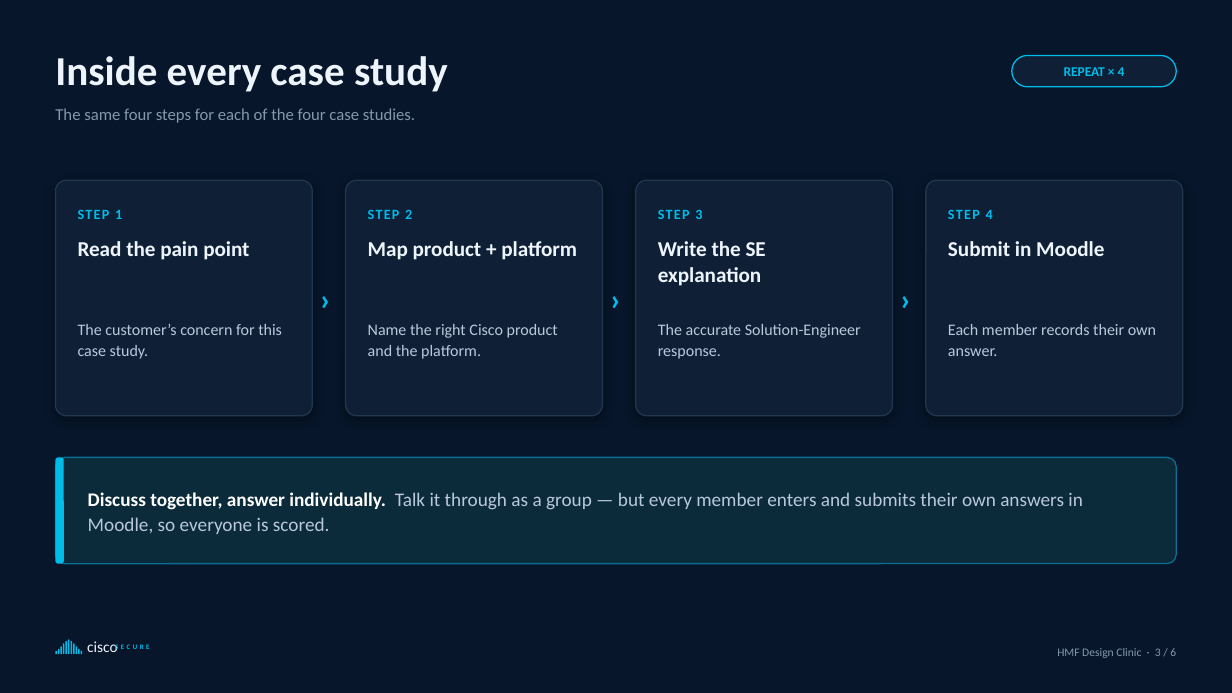
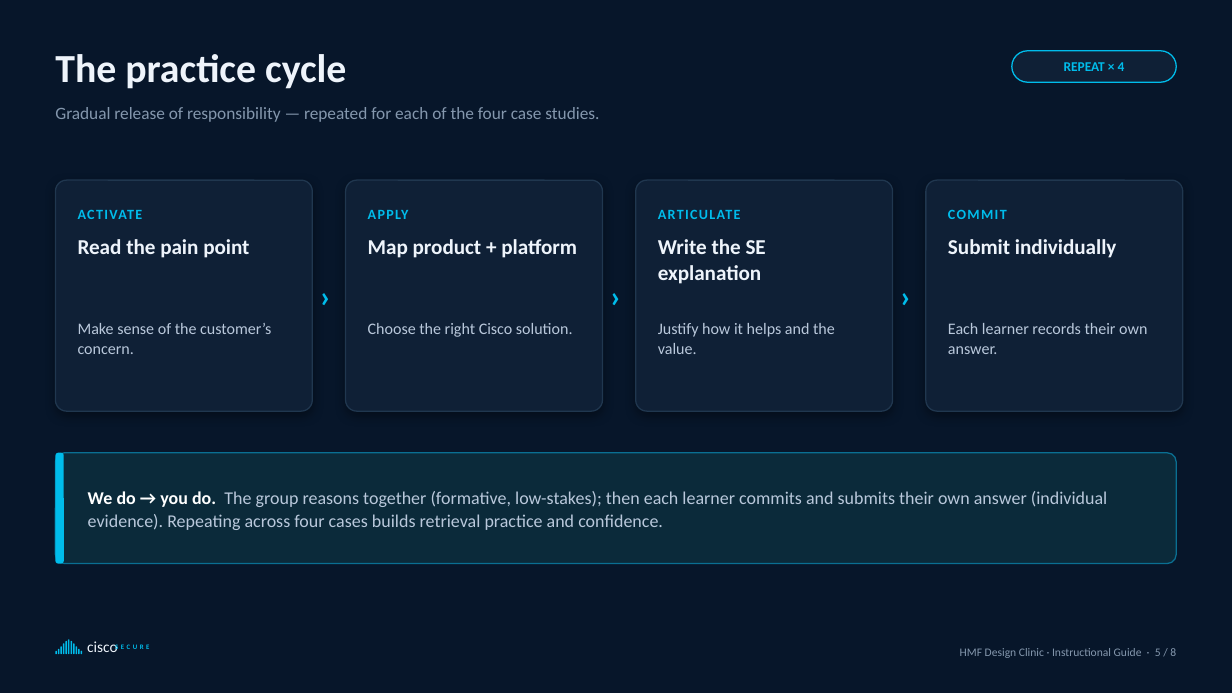
Before and after one commit to coolmukky/hmf-design-clinic, a slide deck: slide 5 of deck/HMF-Design-Clinic-Activity.pptx (slide 3 before the commit). Drawn at 1232x693 pixels with LibreOffice and Linux fonts; fonts in the diff are those of the drawing. Boxes give left, top, right and bottom in pixels: in the first picture for what was removed or moved away, otherwise in the second. Text is boxed around its words. In the diff, an @@ line names an element or a change of style, - is before the commit and + after.

```diff
--- a/deck/HMF-Design-Clinic-Activity.pptx
+++ b/deck/HMF-Design-Clinic-Activity.pptx
@@ text at [55,54,346,89]: text changed; size 32 to 31 pt @@
-Inside every case study
+The practice cycle
@@ text "REPEAT × 4": place and size @@
-text "REPEAT × 4" at [1064,67,1125,76]
+text "REPEAT × 4" at [1064,62,1125,71]
@@ rounded rectangle: place and size @@
-rounded rectangle at [1012,55,1177,87]
+rounded rectangle at [1012,51,1177,82]
@@ text at [55,107,599,122]: text changed; size 13 to 13.5 pt @@
-The same four steps for each of the four case studies.
+Gradual release of responsibility — repeated for each of the four case studies.
@@ rounded rectangle: place and size @@
-rounded rectangle at [55,180,312,416]
+rounded rectangle at [55,180,312,411]
@@ text at [78,209,143,219]: text changed @@
-STEP 1
+ACTIVATE
@@ text "›" rewrapped from [309,180,342,416] to [309,180,342,411] @@
@@ rounded rectangle: place and size @@
-rounded rectangle at [346,180,603,416]
+rounded rectangle at [346,180,603,411]
@@ text "›" rewrapped from [599,180,632,416] to [599,180,632,411] @@
@@ rounded rectangle: place and size @@
-rounded rectangle at [636,180,893,416]
+rounded rectangle at [636,180,893,411]
@@ text at [658,209,741,219]: text changed @@
-STEP 3
+ARTICULATE
@@ text "›" rewrapped from [889,180,922,416] to [889,180,922,411] @@
@@ proportions changed in 5 elements at [55,453,1177,564], [55,180,312,411], [346,180,603,411], [636,180,893,411], [926,180,1183,411] @@
@@ rounded rectangle: place and size @@
-rounded rectangle at [926,180,1183,416]
+rounded rectangle at [926,180,1183,411]
@@ text at [948,209,1007,219]: text changed @@
-STEP 4
+COMMIT
@@ text at [368,210,409,219]: text changed @@
-STEP 2
+APPLY
@@ text at [948,239,1117,258]: text changed @@
-Submit in Moodle
+Submit individually
@@ text at [78,323,271,354]: text changed @@
-The customer’s concern for this case study.
+Make sense of the customer’s concern.
@@ text at [368,323,573,337]: text changed @@
-Name the right Cisco product and the platform.
+Choose the right Cisco solution.
@@ text at [658,323,835,354]: text changed @@
-The accurate Solution-Engineer response.
+Justify how it helps and the value.
@@ text at [948,323,1147,354]: text changed @@
-Each member records their own answer.
+Each learner records their own answer.
@@ rounded rectangle: place and size @@
-rounded rectangle at [55,457,1177,564]
+rounded rectangle at [55,453,1177,564]
@@ rounded rectangle: place and size @@
-rounded rectangle at [55,457,64,564]
+rounded rectangle at [55,453,64,564]
@@ text at [88,491,1107,530]: text changed; size 15 to 14 pt @@
-Discuss together, answer individually. Talk it through as a group — but every member enters and submits their own answers in Moodle, so everyone is scored.
+We do → you do. The group reasons together (formative, low-stakes); then each learner commits and submits their own answer (individual evidence). Repeating across four cases builds retrieval practice and confidence.
@@ text at [960,648,1176,658]: text changed @@
-HMF Design Clinic · 3 / 6
+HMF Design Clinic · Instructional Guide · 5 / 8
```
Also in this commit, not shown: 1 other slide changed, 6 slides added, 4 slides removed.
